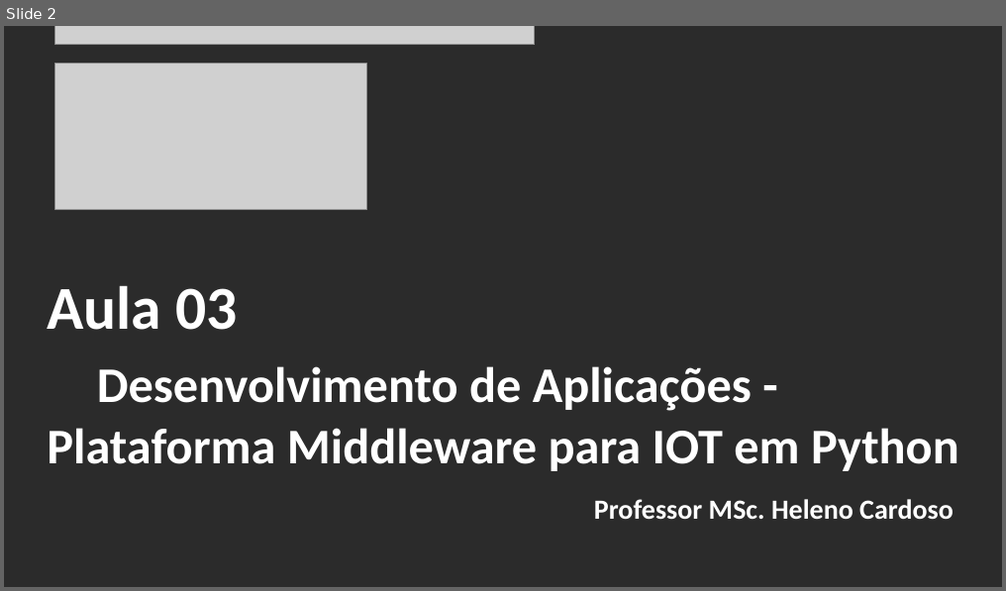
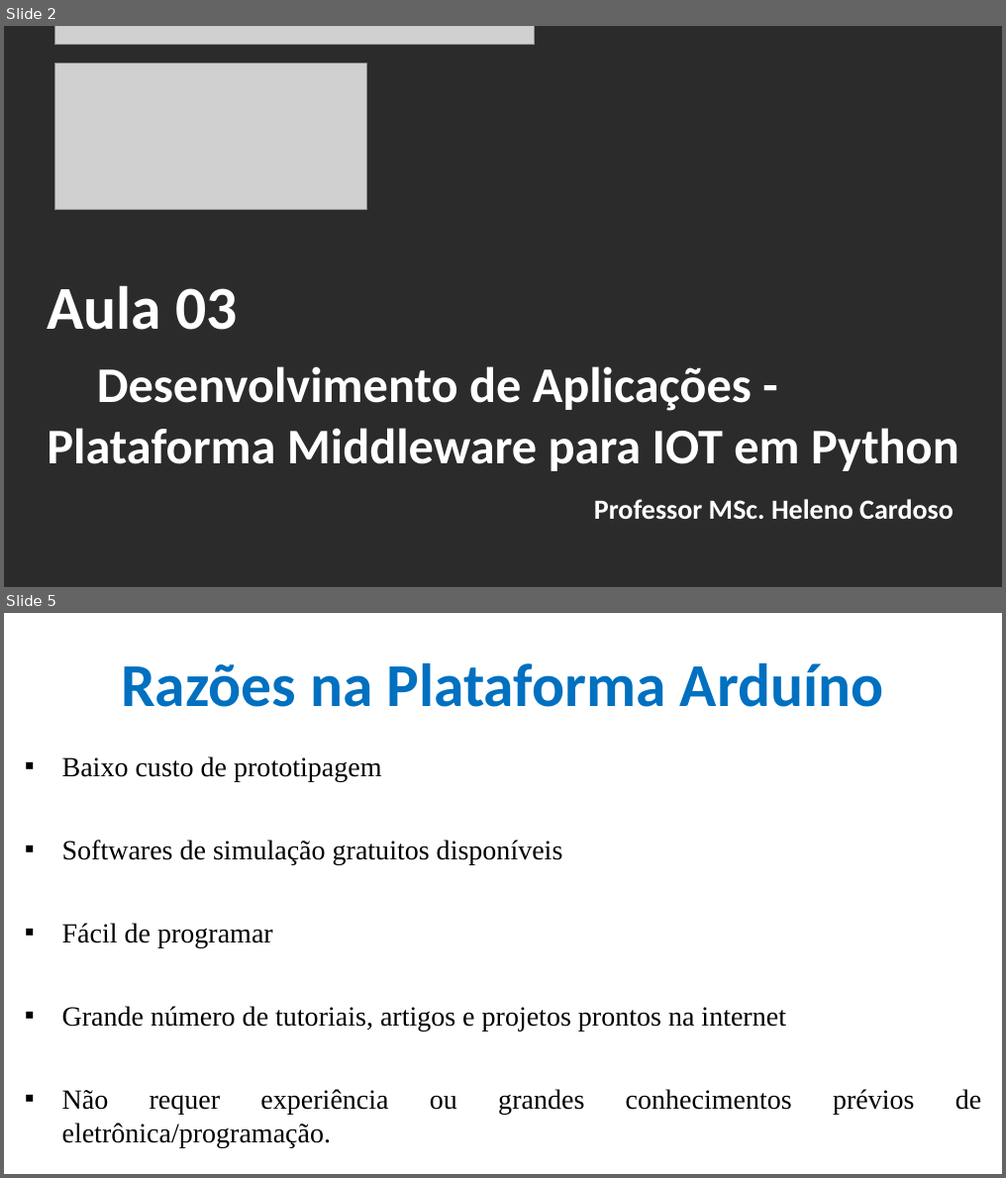
Before and after one commit to CloudEducationBrazil/WydenArea1AplicacaoCloudIndustria40Python, a slide deck: 01 Classes/Aula 03 - Aplicação Cloud Indústria 40 Python IoT Plataforma Arduino Tinkercad.pptx. Shown one above the other, each under a label of ours: slide 2 before the commit, slides 2 and 5 after it; the slides between them are not shown. The pictures are 1006x591 and 1006x1178 pixels, drawn with LibreOffice and Linux fonts; fonts in the diff are those of the drawing; grey boxes stand for pictures; background and template pictures are left out; a plain dark background stands for a picture behind light text. Boxes give left, top, right and bottom in pixels: in the first picture for what was removed or moved away, otherwise in the second. Text is boxed around its words. In the diff, an @@ line names an element or a change of style, - is before the commit and + after.

```diff
--- a/01 Classes/Aula 03 - Aplicação Cloud Indústria 40 Python IoT Plataforma Arduino Tinkercad.pptx
+++ b/01 Classes/Aula 03 - Aplicação Cloud Indústria 40 Python IoT Plataforma Arduino Tinkercad.pptx
@@ slide 5 added at (x1=4, y1=613, x2=1002, y2=1174), background picture (left out) @@
@@ title added at (x1=121, y1=663, x2=884, y2=707), 44 pt, text #0070C0, bold @@
+Razões na Plataforma Arduíno
@@ text added at (x1=62, y1=757, x2=981, y2=1115), 20 pt, text #000000 @@
+▪ Baixo custo de prototipagem
+▪ Softwares de simulação gratuitos disponíveis
+▪ Fácil de programar
+▪ Grande número de tutoriais, artigos e projetos prontos na internet
+▪ Não requer experiência ou grandes conhecimentos prévios de eletrônica/programação.
```
Also in this commit, not shown: 6 slides changed, 15 other slides added, 1 other file.
